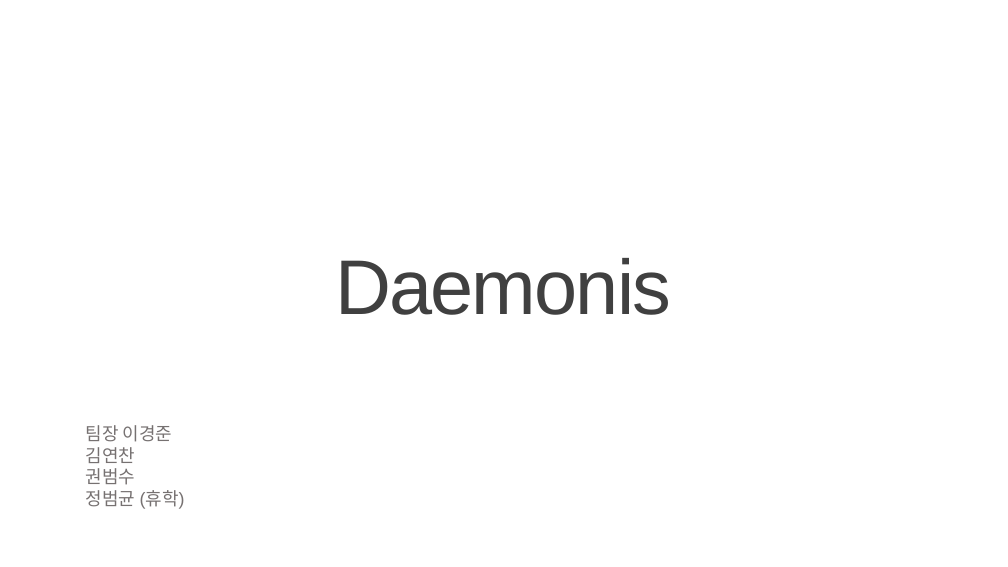
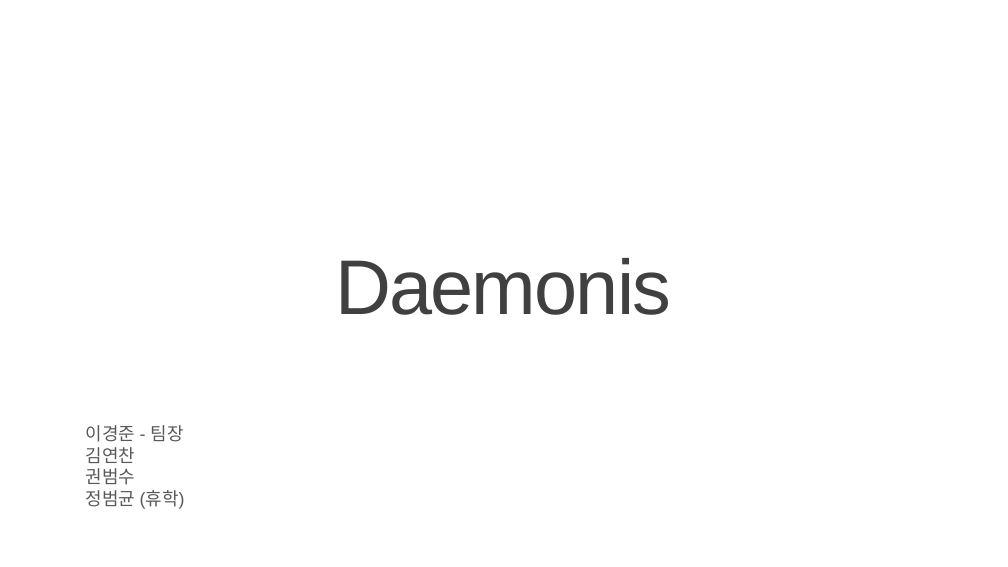
Before and after one commit to KJGoody/Daemonis, a slide deck: slide 1 of Deamonis(데모니스) 기획서/Daemonis PPT.pptx. Drawn at 1008x567 pixels with LibreOffice and Linux fonts; fonts in the diff are those of the drawing; background and template pictures are left out. Boxes give left, top, right and bottom in pixels: in the first picture for what was removed or moved away, otherwise in the second. Text is boxed around its words. In the diff, an @@ line names an element or a change of style, - is before the commit and + after.

```diff
--- a/Deamonis(데모니스) 기획서/Daemonis PPT.pptx
+++ b/Deamonis(데모니스) 기획서/Daemonis PPT.pptx
@@ text at bbox=[86, 425, 184, 442]: text changed; text colour #767171 to #595959 @@
-팀장 이경준
+이경준 - 팀장
@@ text at bbox=[86, 447, 185, 509]: text colour #767171 to #595959 in "김연찬", "권범수", "정범균 (휴학)" @@
```
Also in this commit, not shown: 3 other slides changed, 15 slides added, 11 slides removed.
